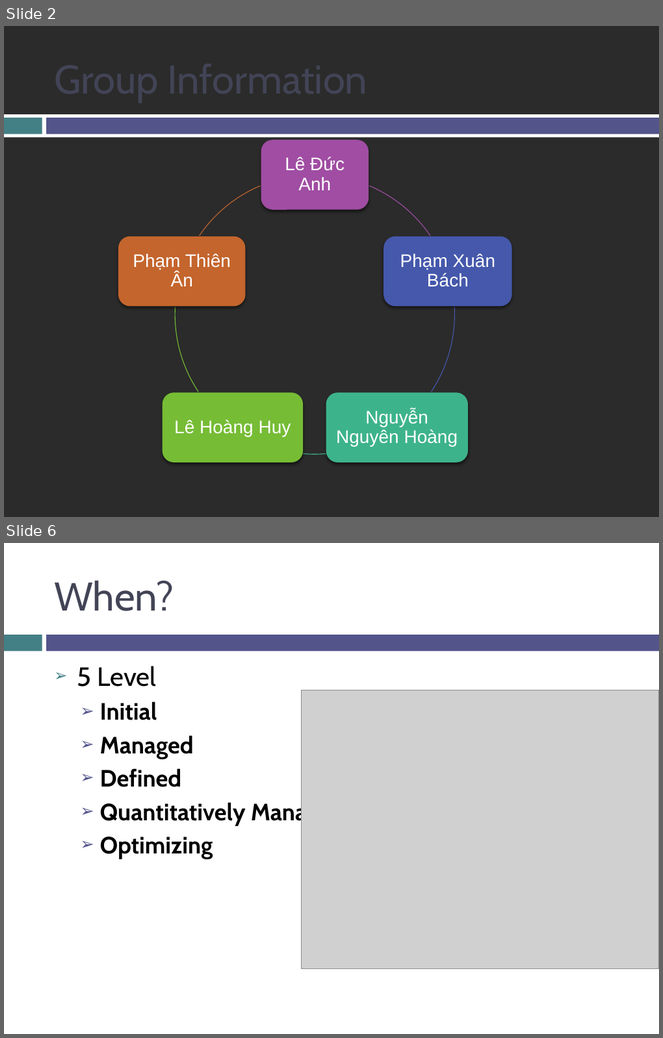
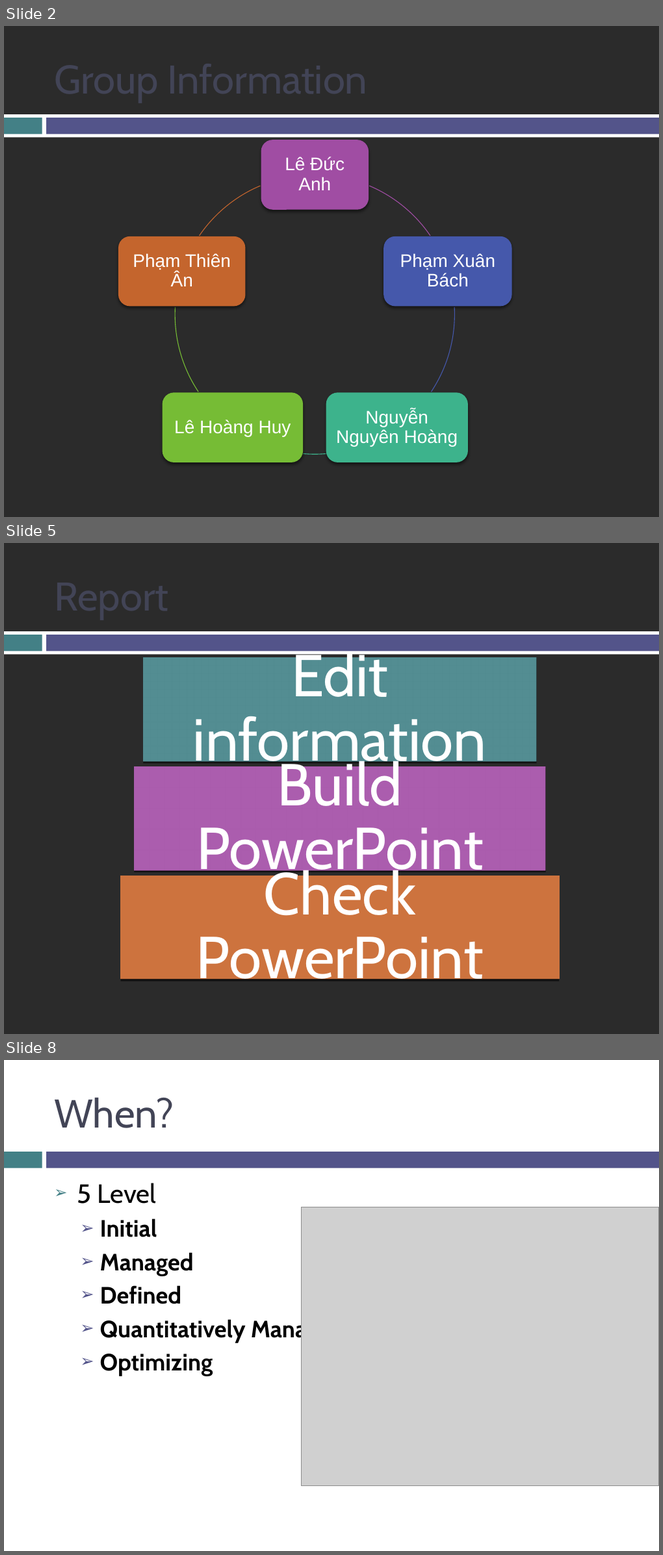
Before and after one commit to max26292/2017_14BIT_Celestial_Seminar, a slide deck: CMMI.pptx. Shown one above the other, each under a label of ours: slides 2 and 6 before the commit, slides 2, 5 and 8 after it; the slides between them are not shown. The pictures are 663x1038 and 663x1555 pixels, drawn with LibreOffice and Linux fonts; fonts in the diff are those of the drawing; grey boxes stand for pictures; background and template pictures are left out; a plain dark background stands for a picture behind light text. Boxes give left, top, right and bottom in pixels: in the first picture for what was removed or moved away, otherwise in the second. Text is boxed around its words. In the diff, an @@ line names an element or a change of style, - is before the commit and + after.

Commit message:
CMMI - Process of Seminar (report included)

```diff
--- a/CMMI.pptx
+++ b/CMMI.pptx
@@ slide 5 added at bbox=[4, 543, 659, 1034], background picture (left out); not listed: 3 template elements that a slide beside it also shows @@
@@ title added at bbox=[48, 559, 633, 630], 44 pt, text #424456 @@
+Report
@@ group added at bbox=[120, 647, 559, 992]: 3 rectangles, 3 texts @@
+Edit information
+Build PowerPoint
+Check PowerPoint
@@ what was slide 6 is now slide 8 @@
```
Also in this commit, not shown: 3 slides changed, 3 other slides added.
